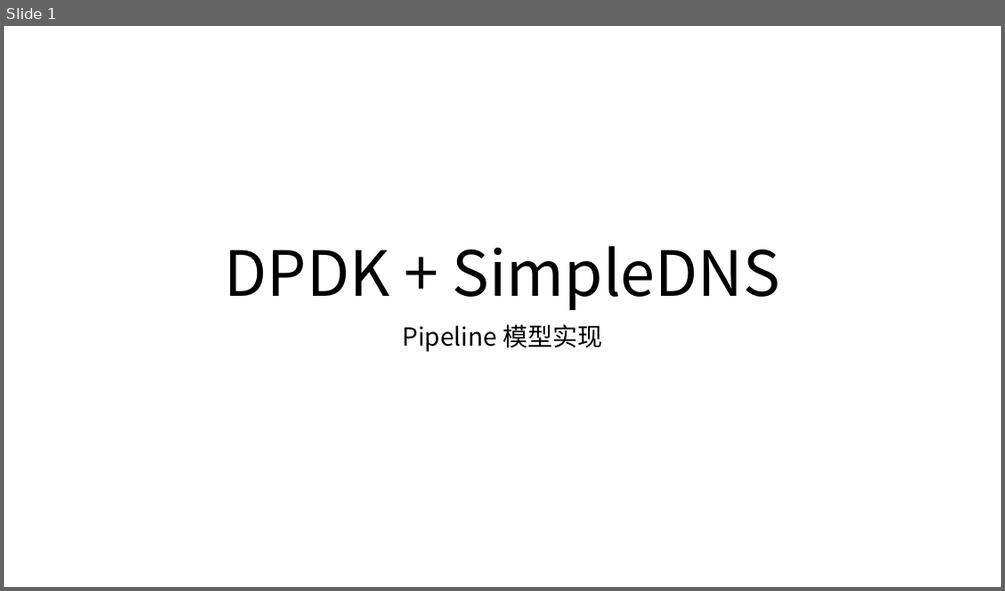
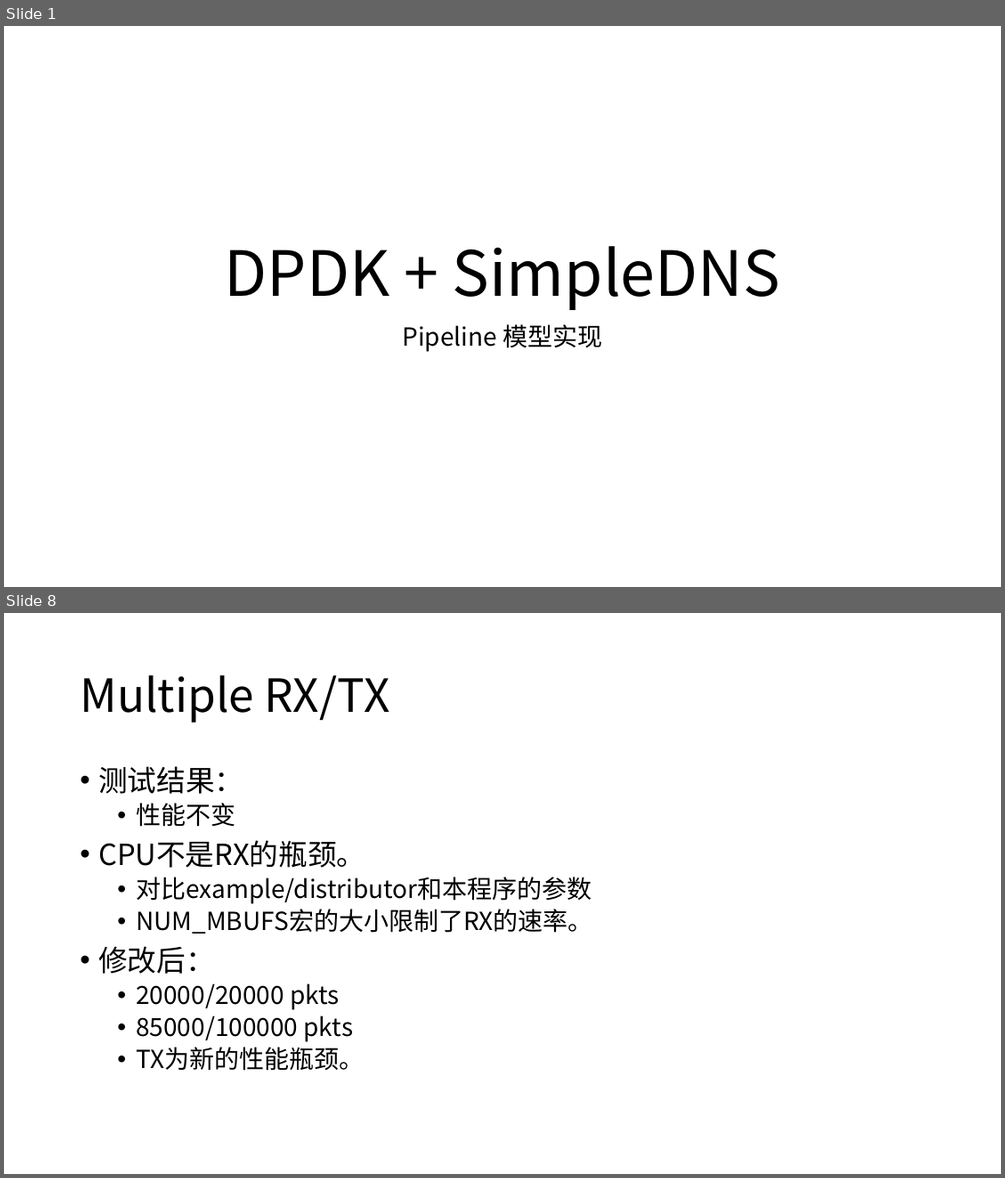
Before and after one commit to yuanyiwei/netalgo, a slide deck: report/lab4/第四阶段_邓龙.pptx. Shown one above the other, each under a label of ours: slide 1 before the commit, slides 1 and 8 after it; the slides between them are not shown. The pictures are 1005x591 and 1005x1178 pixels, drawn with LibreOffice and Linux fonts; fonts in the diff are those of the drawing. Boxes give left, top, right and bottom in pixels: in the first picture for what was removed or moved away, otherwise in the second. Text is boxed around its words. In the diff, an @@ line names an element or a change of style, - is before the commit and + after.

```diff
--- a/report/lab4/第四阶段_邓龙.pptx
+++ b/report/lab4/第四阶段_邓龙.pptx
@@ slide 8 added at <box>4,613,1001,1174</box>, background #FFFFFF @@
@@ title added at <box>80,675,390,722</box>, 44 pt, text #000000 @@
+Multiple RX/TX
@@ text added at <box>98,766,592,1070</box>, 24 pt, text #000000 @@
+• 测试结果：
+  • 性能不变
+• CPU不是RX的瓶颈。
+  • 对比example/distributor和本程序的参数
+  • NUM_MBUFS宏的大小限制了RX的速率。
+• 修改后：
+  • 20000/20000 pkts
+  • 85000/100000 pkts
+  • TX为新的性能瓶颈。
```
Also in this commit, not shown: 10 other slides added, 1 slide removed, 2 other files.
